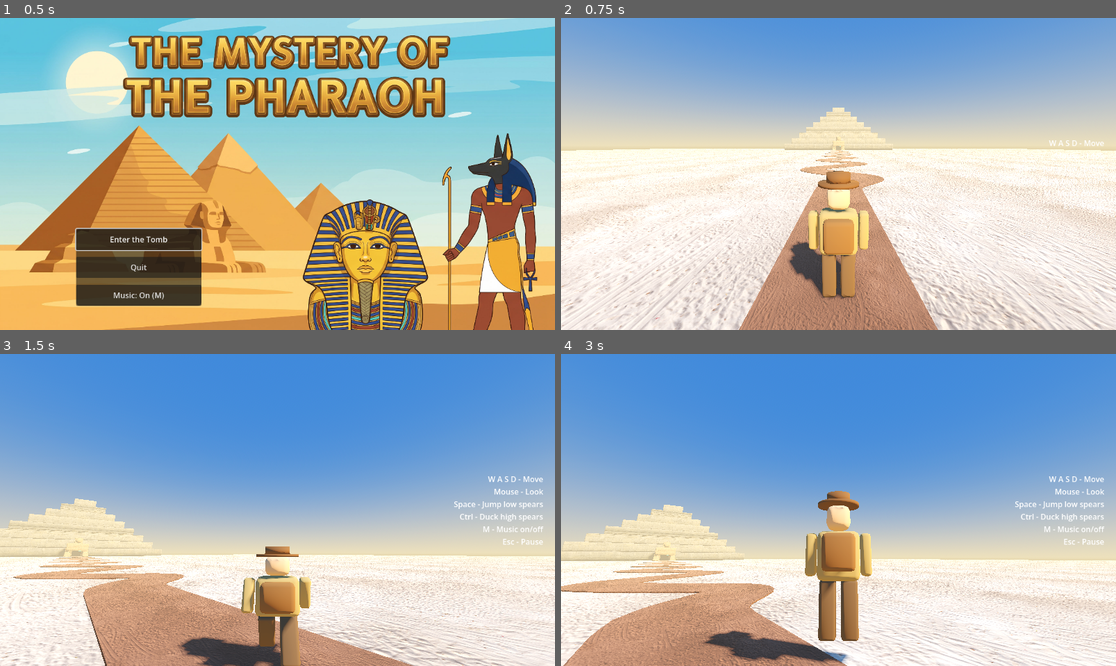
Above: before the commit, frames 1-4 (two rows, left to right).
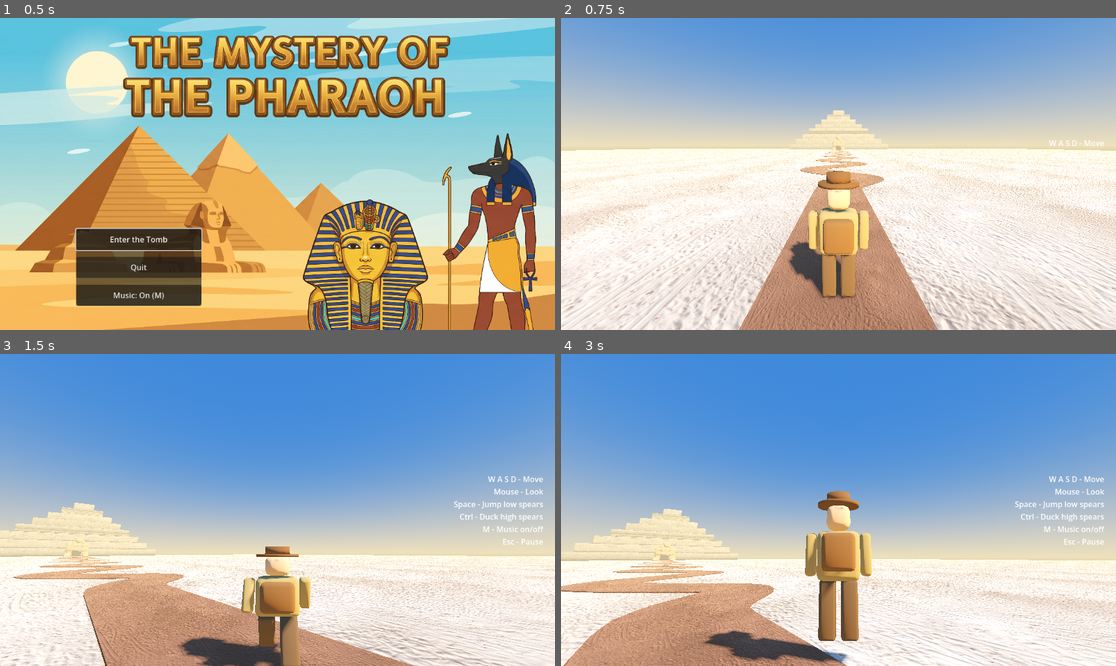
Above: after the commit, the same moments.

Repository: AnubisGott/The-Mystery-of-the-Pharaoh
Game: Godot game, scene res://main/main.tscn
The game is run twice, just before and just after one commit, with the same random seed, the same clock (stepped at 60 frames per second) and the same inputs.
Inputs (mouse positions are in pixels of both pictures, inside the frame that each line leads up to):
- Up to frame 1 (0.5 s): no input
- Up to frame 2 (0.75 s): click "Enter the Tomb" at 0.5 s
- Up to frame 3 (1.5 s): tap Enter at 1.25 s; move the mouse to (305, 510) at 1.27 s; hold W (move_forward) from 1.28 s (still down); hold Ctrl (duck) from 1.28 s (still down)
- Up to frame 4 (3 s): keep holding W (move_forward); tap Space (jump) at 1.52, 2.27 s; move the mouse to (810, 510) at 2.02 s; release Ctrl (duck) at 2.03 s; tap M (toggle_music) at 2.1 s; move the mouse to (849, 503) at 2.77 s; tap G at 2.85 s

Frame 1 is identical in both runs. In frame 2, 0.3% of the frame differs, in the area x 40-60%, y 28-43%; in frame 3, 0.7%; in frame 4, 0.8%, in the area x 0-33%, y 48-67%.

Commit message:
Rework sphinx to classic lying-lion proportions
Following the Hatshepsut sphinx reference: long body with rump,
rounded haunches and a tail around the hip, longer front legs
with three-toed paws, nemes lappets falling onto the chest, and
a longer false beard. The pyramid moved 13 m back so the full
body sits in front of it instead of inside it.

Co-Authored-By: Claude Fable 5 <noreply@anthropic.com>

Diff:
--- a/levels/path.tscn
+++ b/levels/path.tscn
@@ -119,7 +119,7 @@
 [node name="Monument" type="Node3D" parent="."]
 
 [node name="Pyramid" parent="Monument" instance=ExtResource("15")]
-transform = Transform3D(1, 0, 0, 0, 1, 0, 0, 0, 1, 0, 0, -122)
+transform = Transform3D(1, 0, 0, 0, 1, 0, 0, 0, 1, 0, 0, -135)
 
 [node name="Sphinx" parent="Monument" instance=ExtResource("14")]
 transform = Transform3D(1, 0, 0, 0, 1, 0, 0, 0, 1, 0, 0, -96.9)
Binary file changed: models/sphinx.glb
Binary file added: textures/sphinx-front.jpg
Not shown, changed: tools/blender/make_sphinx.py
